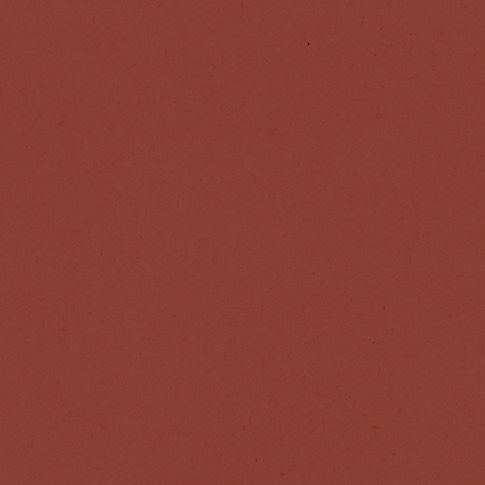
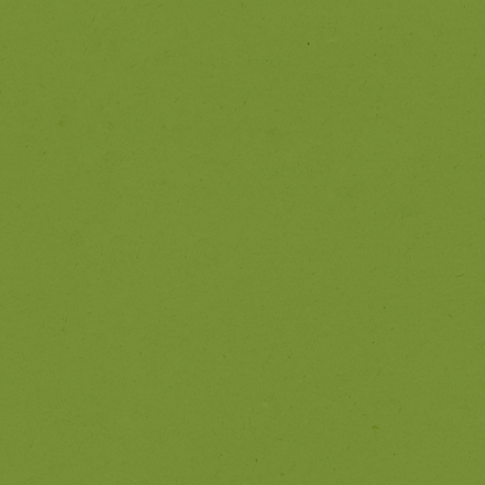
Two versions of the same layered image (485 × 485). Layer-by-layer changes:
hid "RED" over [0, 0, 485, 485]
showed "GREEN" over [0, 0, 485, 485]
